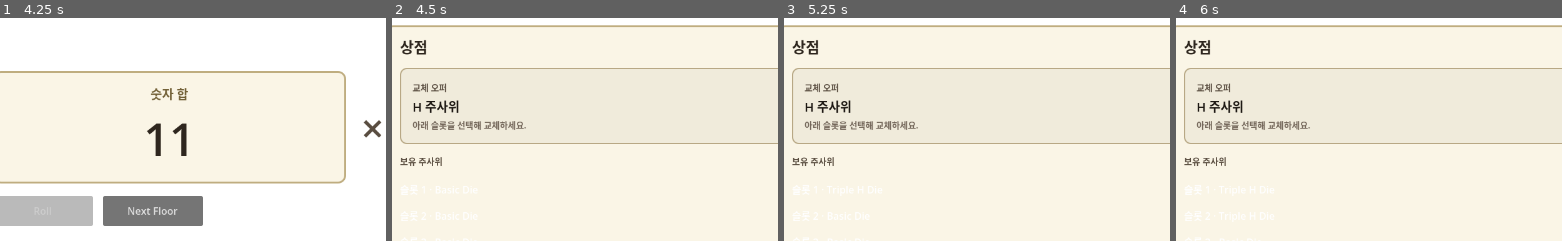
Above: before the commit, frames 1-4 (left to right).
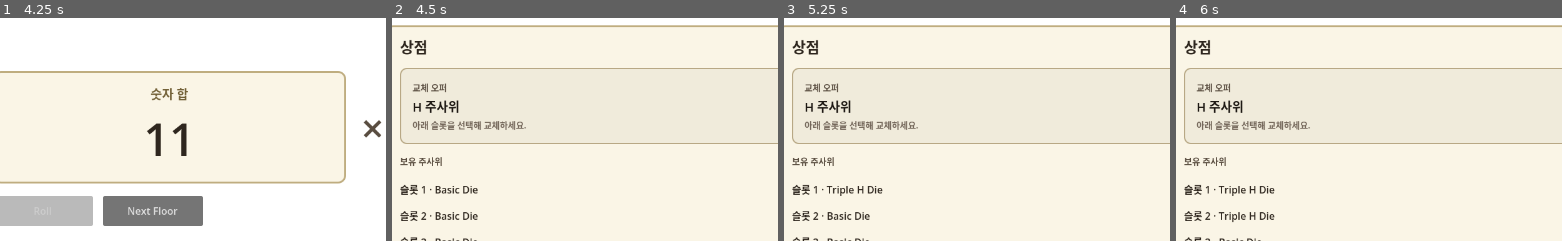
Above: after the commit, the same moments.

Repository: NyongNyongNyong/cat_dice_game
Game: Godot game, scene res://scenes/game/main.tscn
The game is run twice, just before and just after one commit, with the same random seed, the same clock (stepped at 60 frames per second) and the same inputs.
Inputs (mouse positions are % of the whole screen's width and height, from its top left):
- Up to frame 1 (4.25 s): click "Roll" at 0.5 s; move the mouse to (41, 28) at 1.27 s; click (41, 28) at 1.42 s; move the mouse to (47, 28) at 2.02 s; click (47, 28) at 2.17 s; tap Enter at 2.75 s; move the mouse to (53, 28) at 2.77 s; click (53, 28) at 2.92 s; move the mouse to (59, 28) at 3.52 s; click (59, 28) at 3.67 s
- Up to frame 2 (4.5 s): click "Next Floor" at 4.25 s
- Up to frame 3 (5.25 s): click "교체" at 5 s
- Up to frame 4 (6 s): click "교체" at 5.75 s
The pictures show only the part of the screen within x 2-52%, y 50-100%; the shares and areas given below are measured in that part.

Frame 1 is identical in both runs. In frame 2, 1.0% of the frame differs, in the area x 2-23%, y 74-100%; in frame 3, 1.0%; in frame 4, 1.0%, in the area x 2-26%, y 74-100%.

Commit message:
fix: shop slot label text color on light panel

Diff:
--- a/game/scripts/ui/dice_shop_presenter.gd
+++ b/game/scripts/ui/dice_shop_presenter.gd
@@ -6,6 +6,8 @@
 const CatalogService := preload("res://scripts/core/dice_catalog_service.gd")
 
 const ROW_BUTTON_MIN := Vector2(88, 36)
+const SHOP_SLOT_TEXT_COLOR := Color(0.18, 0.15, 0.12, 1)
+const SHOP_SLOT_FONT_SIZE := 16
 
 var _panel: PanelContainer
 var _offer_name_label: Label
@@ -72,6 +74,8 @@
 		if die != null and die.get("display_name"):
 			die_name = str(die.display_name)
 		label.text = "슬롯 %d · %s" % [i + 1, die_name]
+		label.add_theme_color_override("font_color", SHOP_SLOT_TEXT_COLOR)
+		label.add_theme_font_size_override("font_size", SHOP_SLOT_FONT_SIZE)
 		label.size_flags_horizontal = Control.SIZE_EXPAND_FILL
 		label.clip_text = true
 		row.add_child(label)
Not shown, changed: docs/design/systems/dice-roster-shop.md
